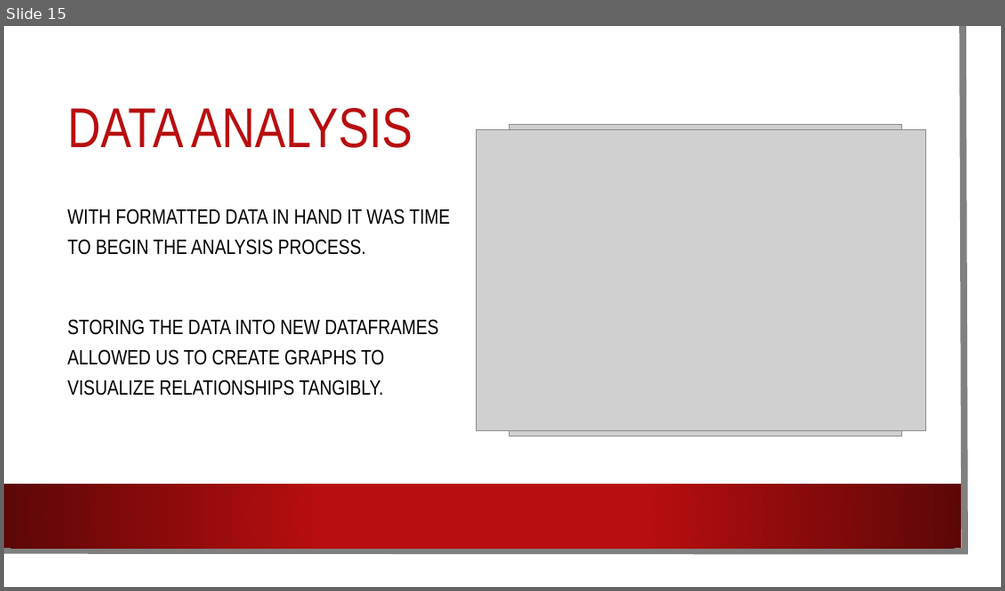
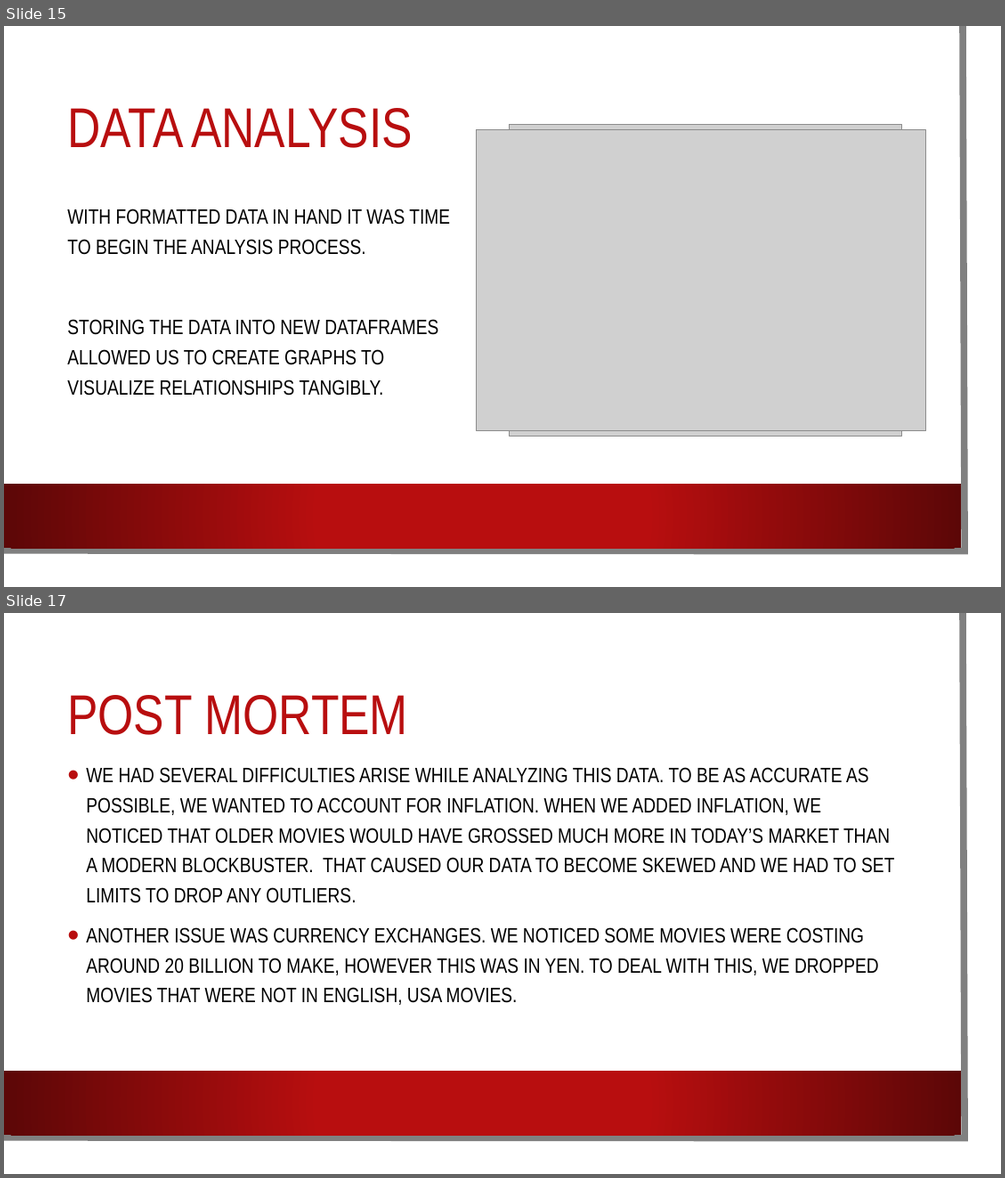
Before and after one commit to mlubin2/Movie_Project, a slide deck: Movie PP.pptx. Shown one above the other, each under a label of ours: slide 15 before the commit, slides 15 and 17 after it; the slides between them are not shown. The pictures are 1005x591 and 1005x1178 pixels, drawn with LibreOffice and Linux fonts; fonts in the diff are those of the drawing; grey boxes stand for pictures; background and template pictures are left out. Boxes give left, top, right and bottom in pixels: in the first picture for what was removed or moved away, otherwise in the second. Text is boxed around its words. In the diff, an @@ line names an element or a change of style, - is before the commit and + after.

Commit message:
powerpoint update

```diff
--- a/Movie PP.pptx
+++ b/Movie PP.pptx
@@ slide 17 added at bbox=[4, 613, 1001, 1174], background picture (left out); not listed: 3 template elements that a slide beside it also shows @@
@@ title added at bbox=[67, 695, 407, 735], 54 pt, text #B80E0F @@
+POST MORTEM
@@ text added at bbox=[86, 767, 894, 1005], 20 pt, text #000000 @@
+• WE HAD SEVERAL DIFFICULTIES ARISE WHILE ANALYZING THIS DATA. TO BE AS ACCURATE AS POSSIBLE, WE WANTED TO ACCOUNT FOR INFLATION. WHEN WE ADDED INFLATION, WE NOTICED THAT OLDER MOVIES WOULD HAVE GROSSED MUCH MORE IN TODAY’S MARKET THAN A MODERN BLOCKBUSTER. THAT CAUSED OUR DATA TO BECOME SKEWED AND WE HAD TO SET LIMITS TO DROP ANY OUTLIERS.
+• ANOTHER ISSUE WAS CURRENCY EXCHANGES. WE NOTICED SOME MOVIES WERE COSTING AROUND 20 BILLION TO MAKE, HOWEVER THIS WAS IN YEN. TO DEAL WITH THIS, WE DROPPED MOVIES THAT WERE NOT IN ENGLISH, USA MOVIES.
```
Also in this commit, not shown: 3 other slides added.
